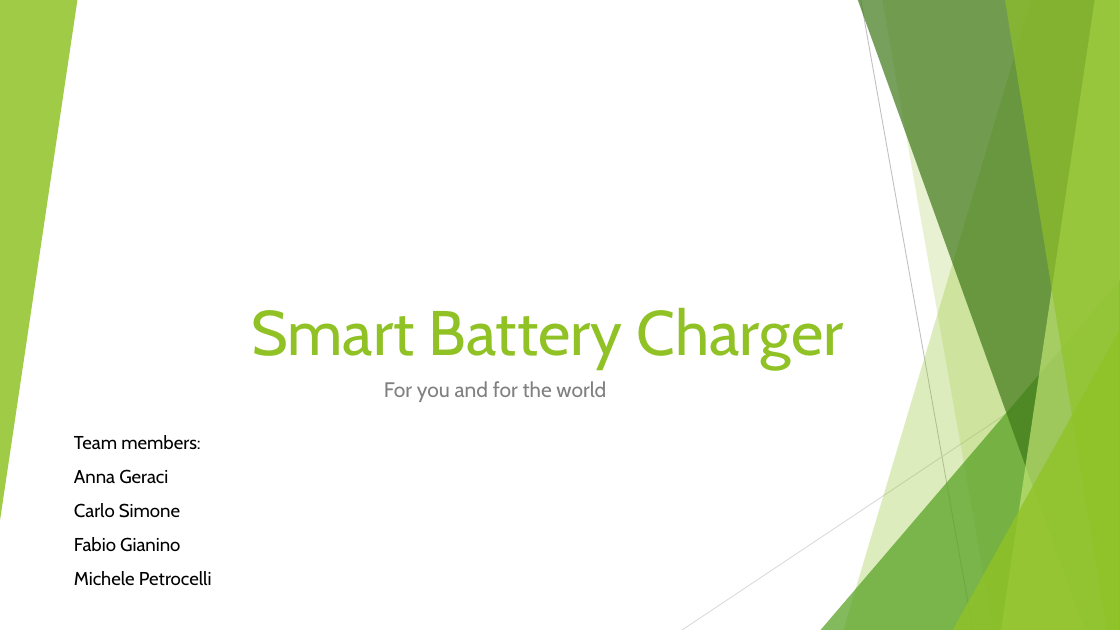
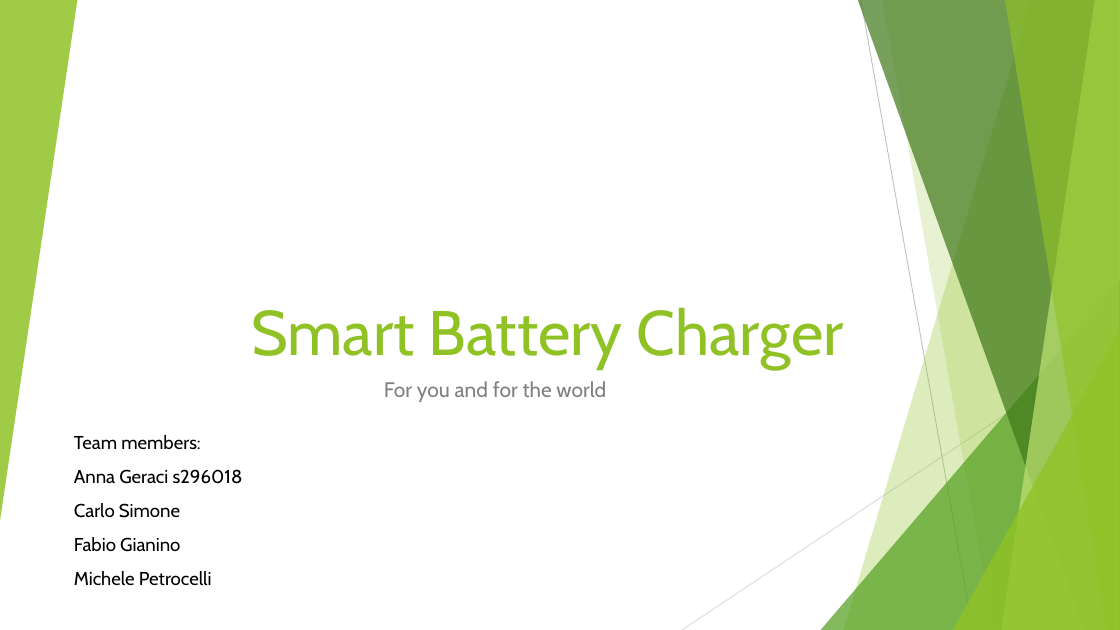
Before and after one commit to annageraci/Battery_Charger_Smart, a slide deck: slide 1 of Materiale Extra/Presentazione del progetto .pptx. Drawn at 1120x630 pixels with LibreOffice and Linux fonts; fonts in the diff are those of the drawing. Boxes give left, top, right and bottom in pixels: in the first picture for what was removed or moved away, otherwise in the second. Text is boxed around its words. In the diff, an @@ line names an element or a change of style, - is before the commit and + after.

```diff
--- a/Materiale Extra/Presentazione del progetto .pptx
+++ b/Materiale Extra/Presentazione del progetto .pptx
@@ text at bbox=[74, 469, 243, 484]: text changed @@
-Anna Geraci
+Anna Geraci s296018
```
